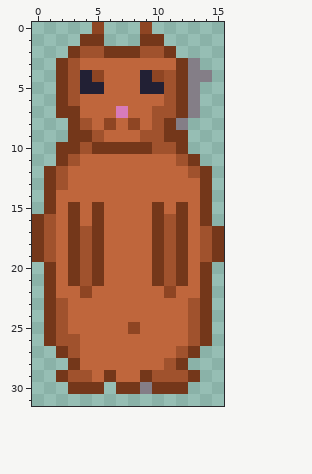
Pixel-art file -- design/pixel art/cat7.aseprite. That is the earlier state.
16x32 pixels, 1 frame.
Now the later version:
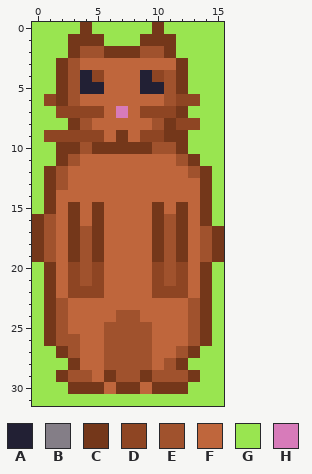
Palette (. is transparent): A #222034  B #847e87  C #74371a  D #8e4523  E #a0522d  F #bf663c  G #99e550  H #d77bba
Edits made:
layer "Back" added
Layers "Layer 1", "Back":
y 0: x 0..15 .....D...D...... -> GGGGCGGGGGCGGGGG
y 1: x 0..3 .... -> GGGC; x 6..8 ... -> GGG; x 11..15 ..... -> CGGGG
y 2: x 0..2 ... -> GGG; x 12..15 .... -> GGGG
y 3: x 0..1 .. -> GG; x 13..15 B.. -> GGG
y 4: x 0..1 .. -> GG; x 13..15 BB. -> GGG
y 5: x 0..1 .. -> GG; x 13..15 B.. -> GGG
y 6: x 0..1 .. -> GD; x 12..15 CB.. -> DDGG
y 7: x 0..5 ..CCFF -> GGDDDD; x 9..11 FEE -> DDD; x 13..15 B.. -> GGG
y 8: x 0..2 ... -> GGG; x 6 D -> F; x 8 D -> F; x 12..15 B... -> DDGG
y 9: x 0..5 ...CCE -> GDDDDD; x 7 F -> C; x 9..10 EE -> DD; x 13..15 ... -> GGG
y 10: x 0..1 .. -> GG; x 13..15 ... -> GGG
y 11: x 0..1 .. -> GG; x 14..15 .. -> GG
y 12..15: x 0 . -> G; x 15 . -> G
y 16: x 15 . -> G
y 20..21: x 0 . -> G; x 3 C -> D; x 5 C -> D; x 10 C -> D; x 12 C -> D; x 15 . -> G
y 22: x 0 . -> G; x 3 F -> D; x 5 F -> D; x 10 F -> D; x 12 F -> D; x 15 . -> G
y 23: x 0 . -> G; x 15 . -> G
y 24: x 0 . -> G; x 7..8 FF -> EE; x 15 . -> G
y 25: x 0 . -> G; x 6..9 FFDF -> EEEE; x 15 . -> G
y 26: x 0 . -> G; x 6..9 FFFF -> EEEE; x 15 . -> G
y 27: x 0..1 .. -> GG; x 6..9 FFFF -> EEEE; x 14..15 .. -> GG
y 28: x 0..2 ... -> GGG; x 6..9 FFFF -> EEEE; x 13..15 ... -> GGG
y 29: x 0..1 .. -> GG; x 7..8 FF -> EE; x 14..15 .. -> GG
y 30: x 0..2 ... -> GGG; x 6 . -> F; x 9 B -> F; x 13..15 ... -> GGG
y 31: x 0..15 ................ -> GGGGGGGGGGGGGGGG
